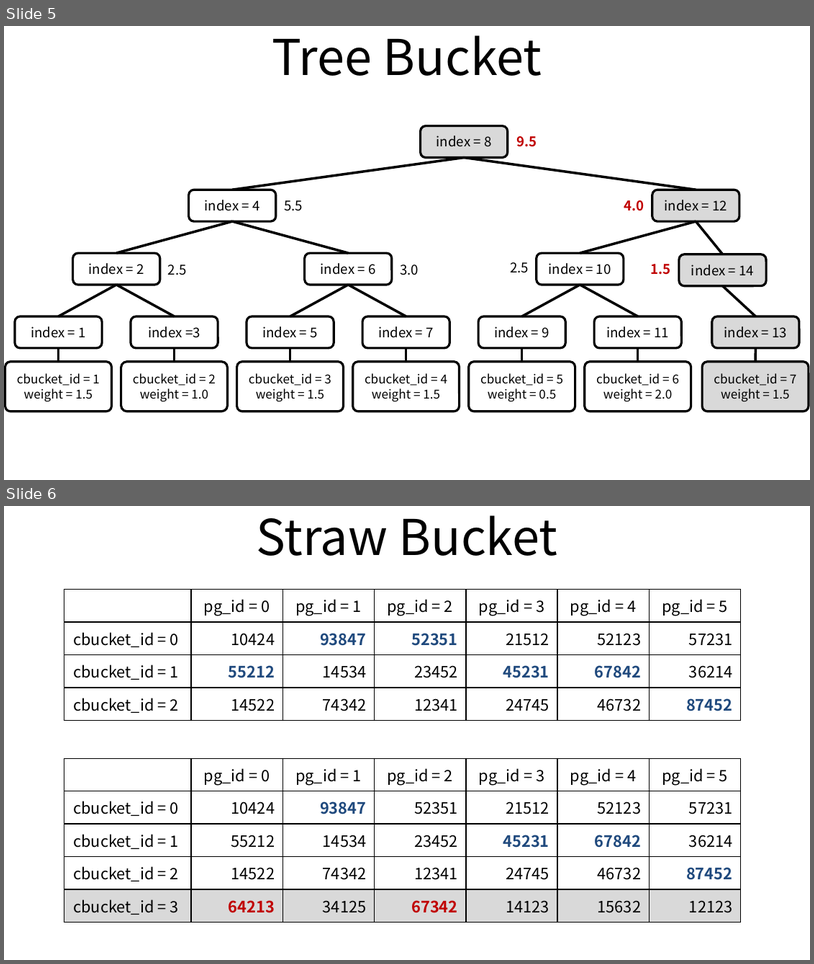
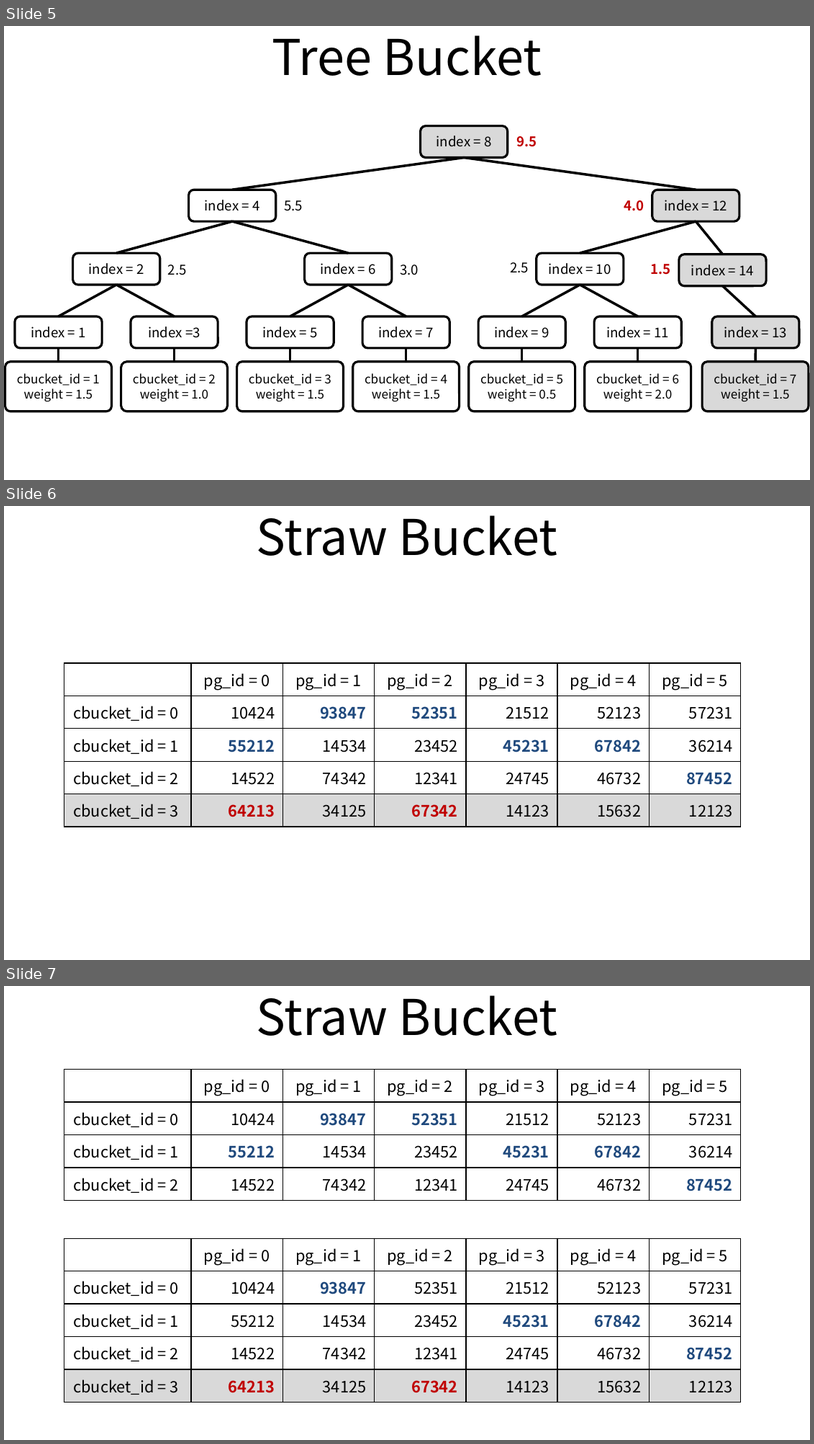
Before and after one commit to ssup2/blog-old, a slide deck: images/theory_analysis/Ceph_CRUSH_Map_Bucket_Type/Ceph_CRUSH.pptx. Shown one above the other, each under a label of ours: slides 5 and 6 before the commit, slides 5, 6 and 7 after it. The pictures are 814x964 and 814x1444 pixels, drawn with LibreOffice and Linux fonts; fonts in the diff are those of the drawing. Boxes give left, top, right and bottom in pixels: in the first picture for what was removed or moved away, otherwise in the second. Text is boxed around its words. In the diff, an @@ line names an element or a change of style, - is before the commit and + after.

```diff
--- a/images/theory_analysis/Ceph_CRUSH_Map_Bucket_Type/Ceph_CRUSH.pptx
+++ b/images/theory_analysis/Ceph_CRUSH_Map_Bucket_Type/Ceph_CRUSH.pptx
@@ slide 6 added at <box>4,506,810,960</box>, background #FFFFFF @@
@@ title added at <box>256,515,558,556</box>, 44 pt, text #000000 @@
+Straw Bucket
@@ table added at <box>64,663,743,827</box>, 5 rows, 7 columns @@
+ | pg_id = 0 | pg_id = 1 | pg_id = 2 | pg_id = 3 | pg_id = 4 | pg_id = 5
+cbucket_id = 0 | 10424 | 93847 | 52351 | 21512 | 52123 | 57231
+cbucket_id = 1 | 55212 | 14534 | 23452 | 45231 | 67842 | 36214
+cbucket_id = 2 | 14522 | 74342 | 12341 | 24745 | 46732 | 87452
+cbucket_id = 3 | 64213 | 34125 | 67342 | 14123 | 15632 | 12123
@@ what was slide 6 is now slide 7 @@
```
Also in this commit, not shown: 2 other files.
